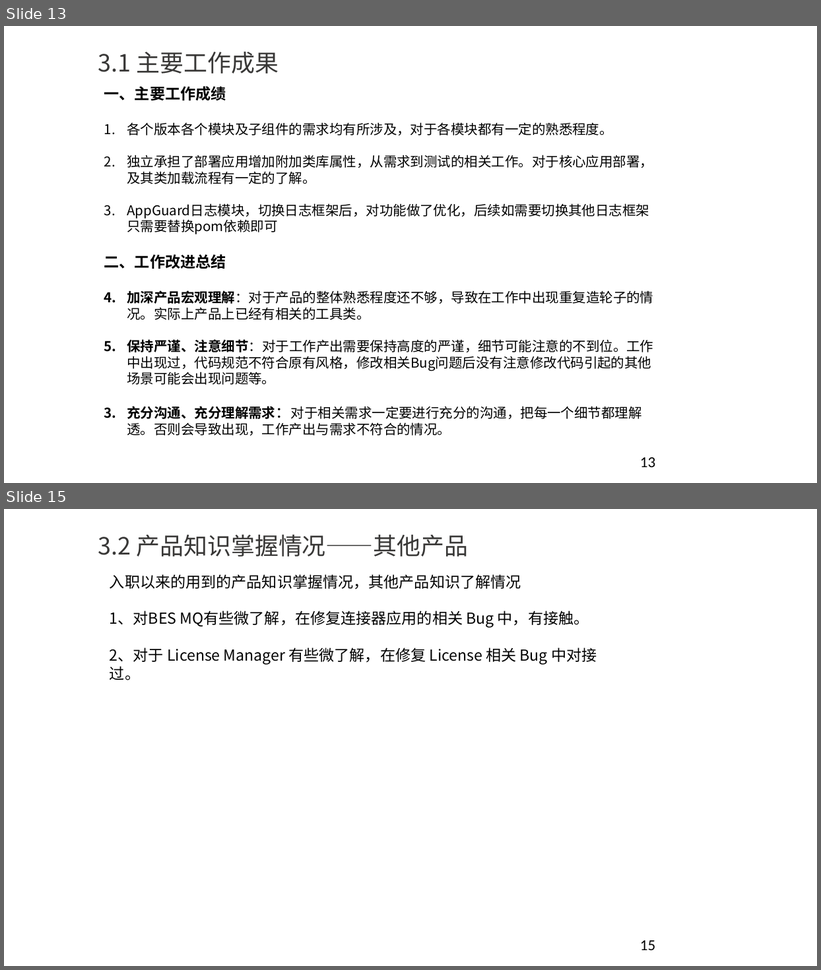
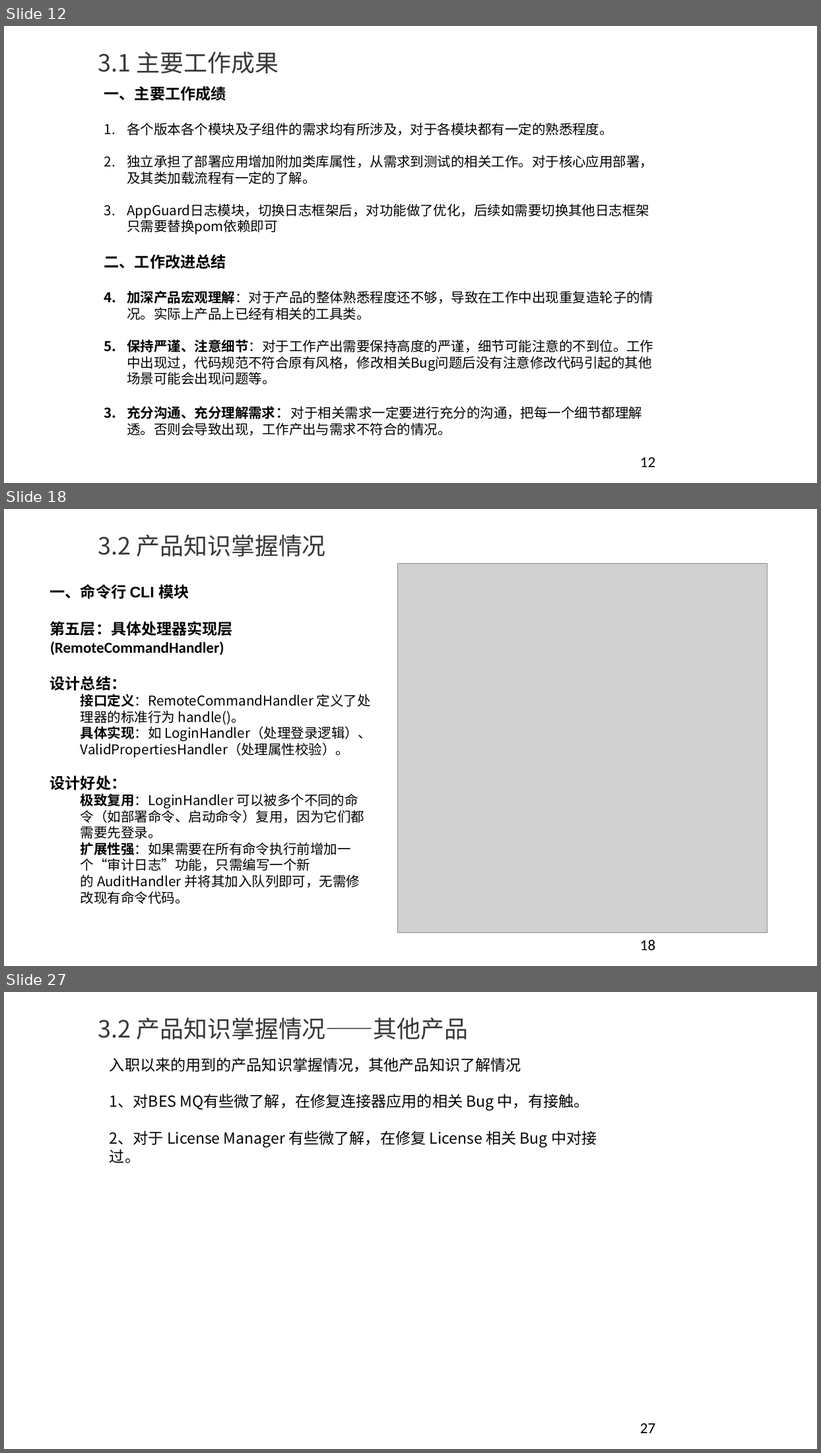
Before and after one commit to YouYouYouYouChe/Documents, a slide deck: 任职资格评审ppt-李世龙.pptx. Shown one above the other, each under a label of ours: slides 13 and 15 before the commit, slides 12, 18 and 27 after it; the slides between them are not shown. The pictures are 821x970 and 821x1453 pixels, drawn with LibreOffice and Linux fonts; fonts in the diff are those of the drawing; grey boxes stand for pictures; background and template pictures are left out. Boxes give left, top, right and bottom in pixels: in the first picture for what was removed or moved away, otherwise in the second. Text is boxed around its words. In the diff, an @@ line names an element or a change of style, - is before the commit and + after.

```diff
--- a/任职资格评审ppt-李世龙.pptx
+++ b/任职资格评审ppt-李世龙.pptx
@@ slide 18 added at box(4, 509, 817, 966), background #FFFFFF @@
@@ title added at box(98, 535, 326, 557), 28 pt, text #383736 @@
+3.2 产品知识掌握情况
@@ picture added at box(397, 563, 767, 933) @@
@@ text added at box(50, 584, 372, 904), 16 pt, text #000000 @@
+一、命令行 CLI 模块
+第五层：具体处理器实现层 (RemoteCommandHandler)
+设计总结：
+  接口定义：RemoteCommandHandler 定义了处理器的标准行为 handle()。
+  具体实现：如 LoginHandler（处理登录逻辑）、ValidPropertiesHandler（处理属性校验）。
+设计好处：
+  极致复用：LoginHandler 可以被多个不同的命令（如部署命令、启动命令）复用，因为它们都需要先登录。
+  扩展性强：如果需要在所有命令执行前增加一个“审计日志”功能，只需编写一个新的 AuditHandler 并将其加入队列即可，无需修改现有命令代码。
@@ page number added at box(640, 940, 655, 951), 18 pt, text #000000 @@
+18
@@ what was slide 13 is now slide 12 @@
@@ page number at box(640, 458, 655, 468): text changed @@
-13
+12
@@ what was slide 15 is now slide 27 @@
@@ page number at box(640, 1424, 655, 1434): text changed @@
-15
+27
```
Also in this commit, not shown: 13 other slides added, 2 slides removed.
